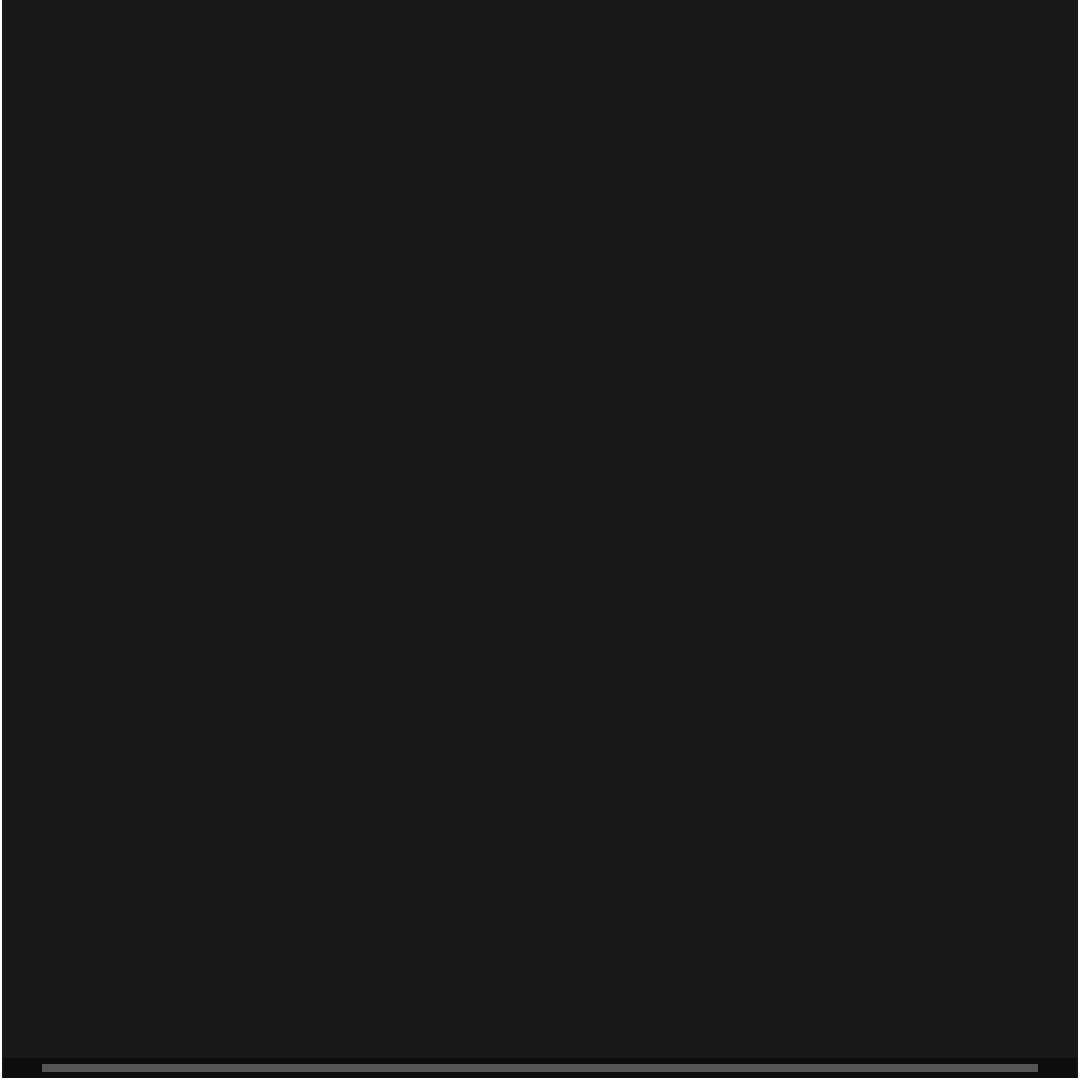
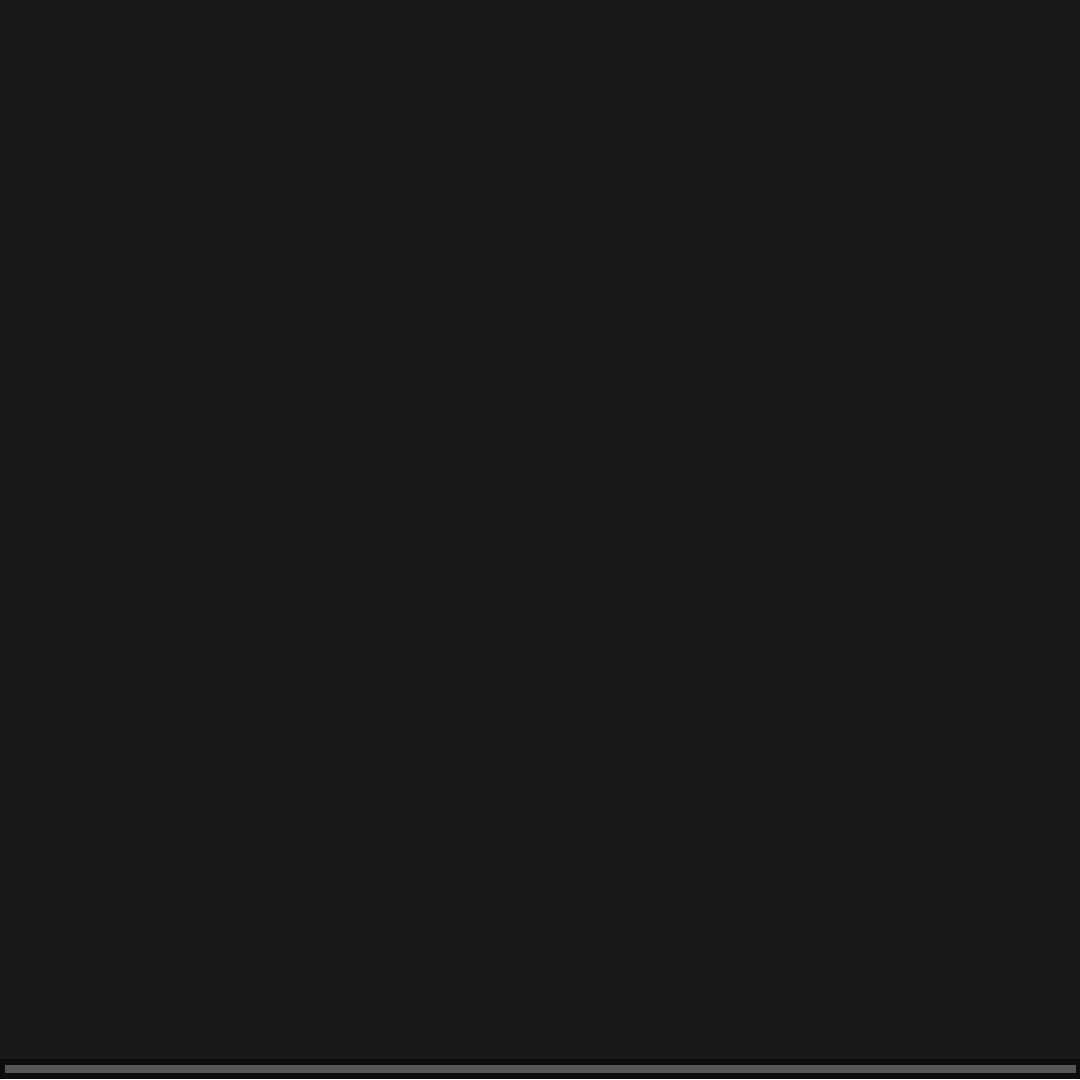
Revision of a layered 1080px x 1080px image; what changed, layer by layer:
painted on "Прямоугольник 2" over [5, 1064, 1076, 1073]
painted on "Прямоугольник 1" over [0, 1058, 1080, 1079]
painted on "Прямоугольник 3" over [0, 0, 1080, 1079]
